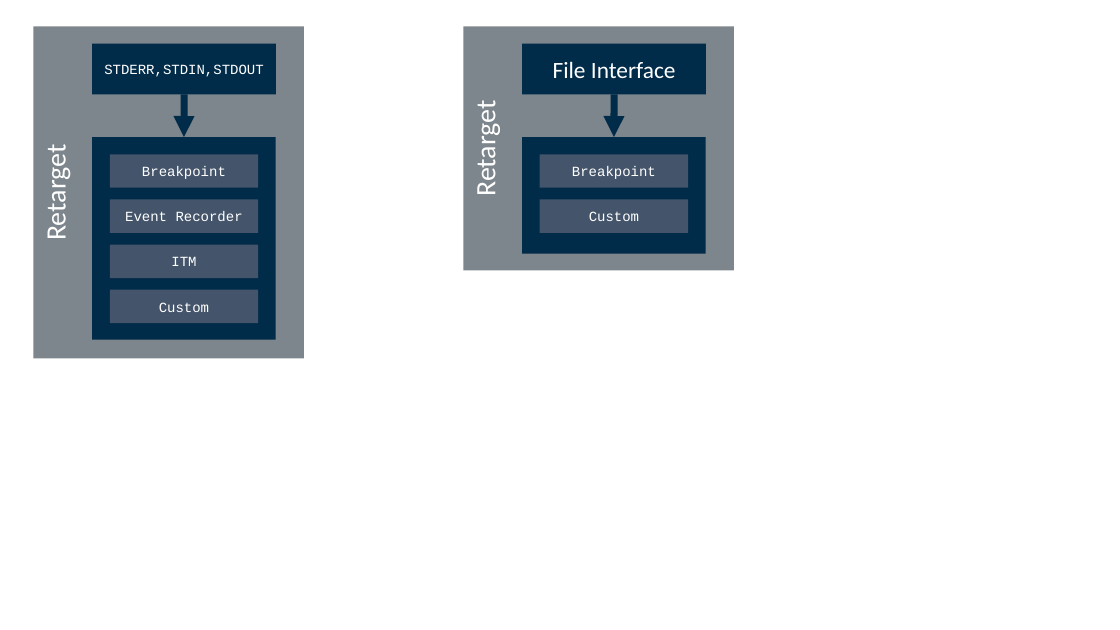
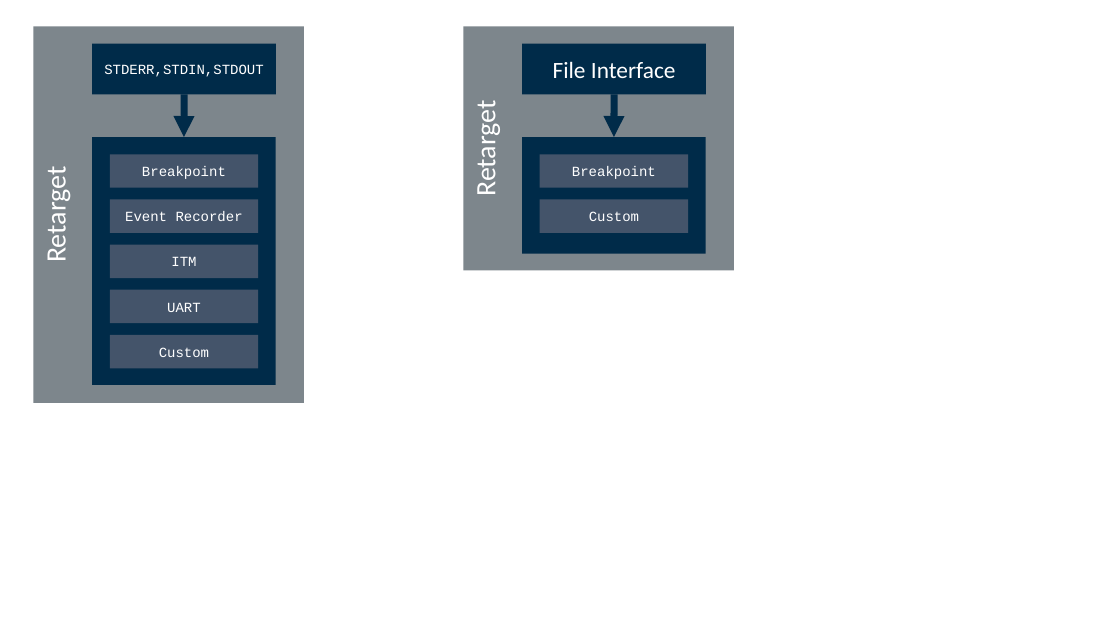
Before and after one commit to ARM-software/CMSIS-Compiler, a slide deck: slide 3 of documentation/doxygen/src/images/blocks.pptx. Drawn at 1120x630 pixels with LibreOffice and Linux fonts; fonts in the diff are those of the drawing. Boxes give left, top, right and bottom in pixels: in the first picture for what was removed or moved away, otherwise in the second. Text is boxed around its words. In the diff, an @@ line names an element or a change of style, - is before the commit and + after.

```diff
--- a/documentation/doxygen/src/images/blocks.pptx
+++ b/documentation/doxygen/src/images/blocks.pptx
@@ rectangle "Retarget": place and size @@
-rectangle "Retarget" at [34,27,304,359]
+rectangle "Retarget" at [34,27,304,403]
@@ rectangle: place and size @@
-rectangle at [92,137,276,339]
+rectangle at [92,137,276,385]
@@ rectangle added at [110,290,259,323], fill #44546A, 12 pt, text #FFFFFF @@
+UART
@@ rectangle "Custom": place and size @@
-rectangle "Custom" at [110,290,259,323]
+rectangle "Custom" at [110,335,259,369]
```
Also in this commit, not shown: 11 other files.
